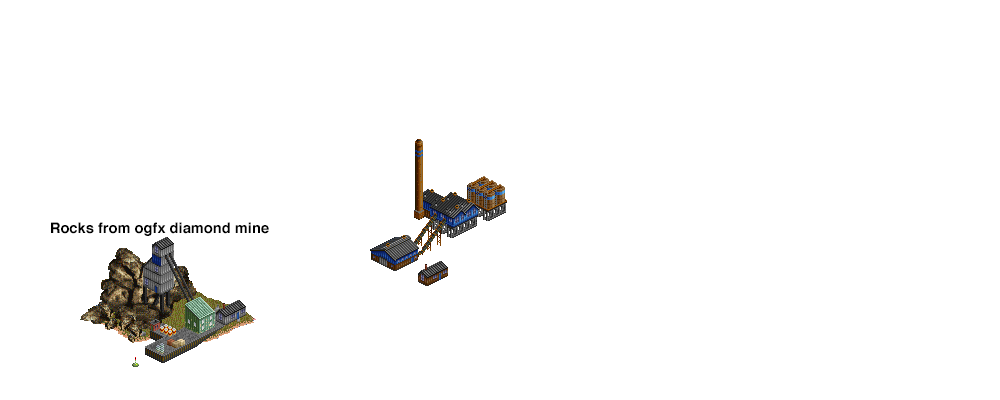
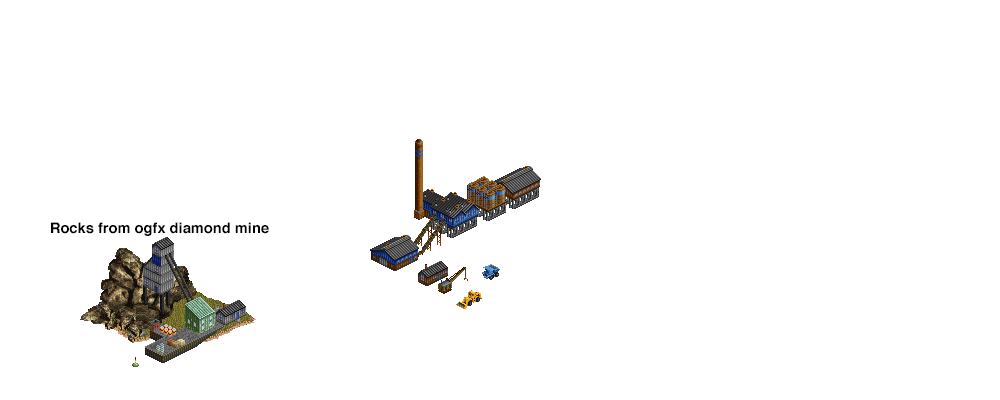
Before/after of a (1000, 400) layered artwork. What changed in the layer stack:
added layer "truck" above "crane" over (x1=482, y1=264, x2=500, y2=280)
added layer "crane" above "shed" over (x1=456, y1=290, x2=482, y2=309)
added layer "Layer 6" in group "shed" over (x1=438, y1=267, x2=468, y2=294)
added group "raised shed" with 3 layers above "Layer 1" over (x1=494, y1=166, x2=541, y2=209)
added layer "largeshed copy 2" in group "raised shed" over (x1=494, y1=166, x2=541, y2=199)
added layer "Layer 5 copy 3" in group "raised shed" over (x1=494, y1=178, x2=539, y2=209)
